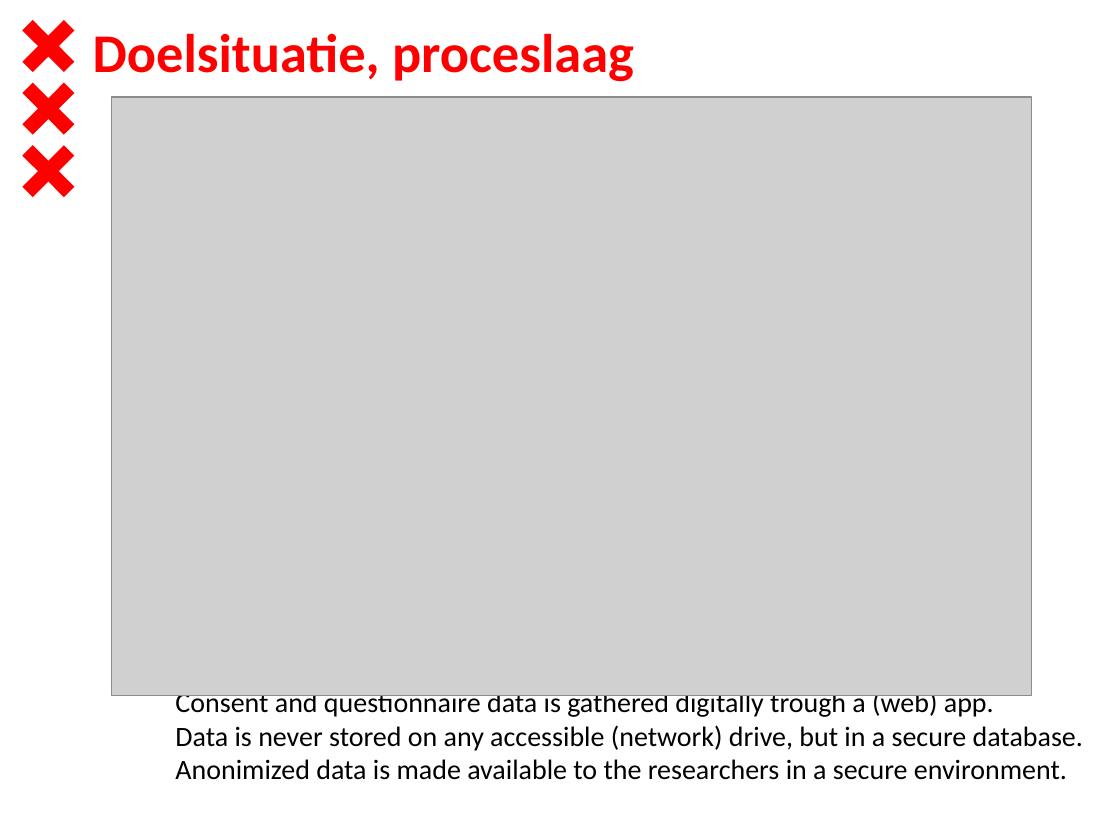
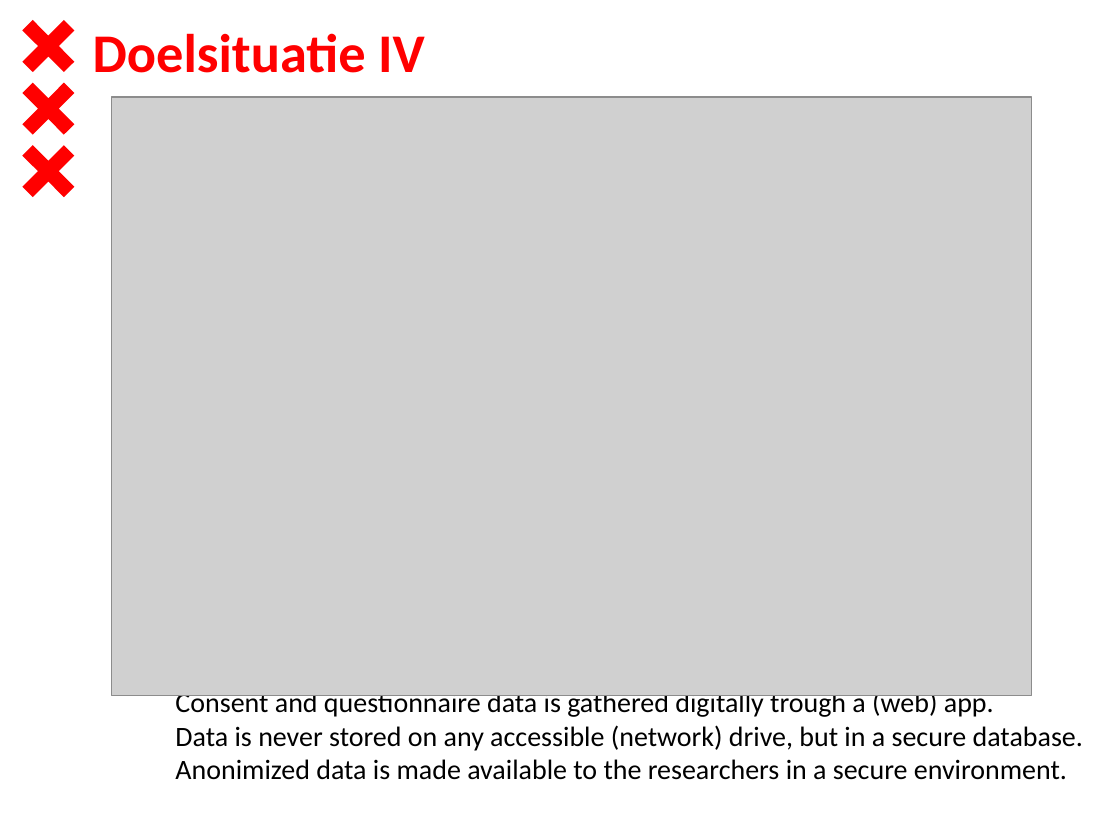
Before and after one commit to dt020/GGD, a slide deck: slide 11 of Architectuurcontext - Sarphati.pptx (slide 9 before the commit). Drawn at 1120x840 pixels with LibreOffice and Linux fonts; fonts in the diff are those of the drawing; grey boxes stand for pictures; background and template pictures are left out. Boxes give left, top, right and bottom in pixels: in the first picture for what was removed or moved away, otherwise in the second. Text is boxed around its words. In the diff, an @@ line names an element or a change of style, - is before the commit and + after.

```diff
--- a/Architectuurcontext - Sarphati.pptx
+++ b/Architectuurcontext - Sarphati.pptx
@@ text at (x1=93, y1=33, x2=425, y2=73): text changed @@
-Doelsituatie, proceslaag
+Doelsituatie IV
```
Also in this commit, not shown: 3 other slides changed, 2 slides added, 4 slides removed, 2 other files.
